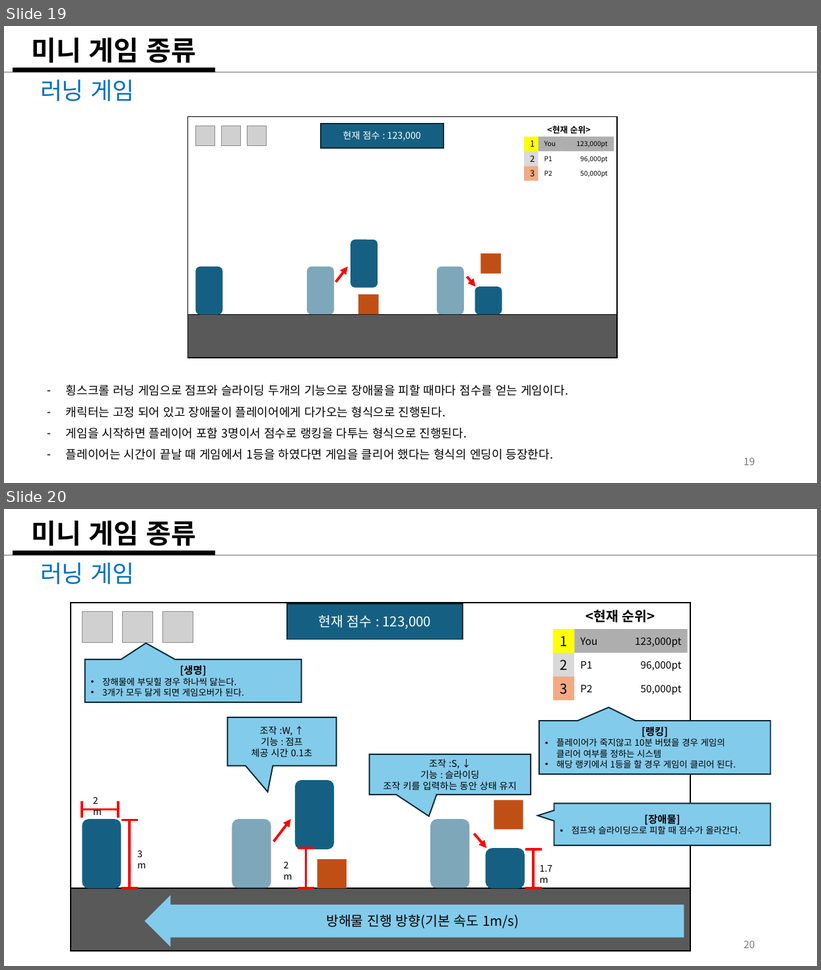
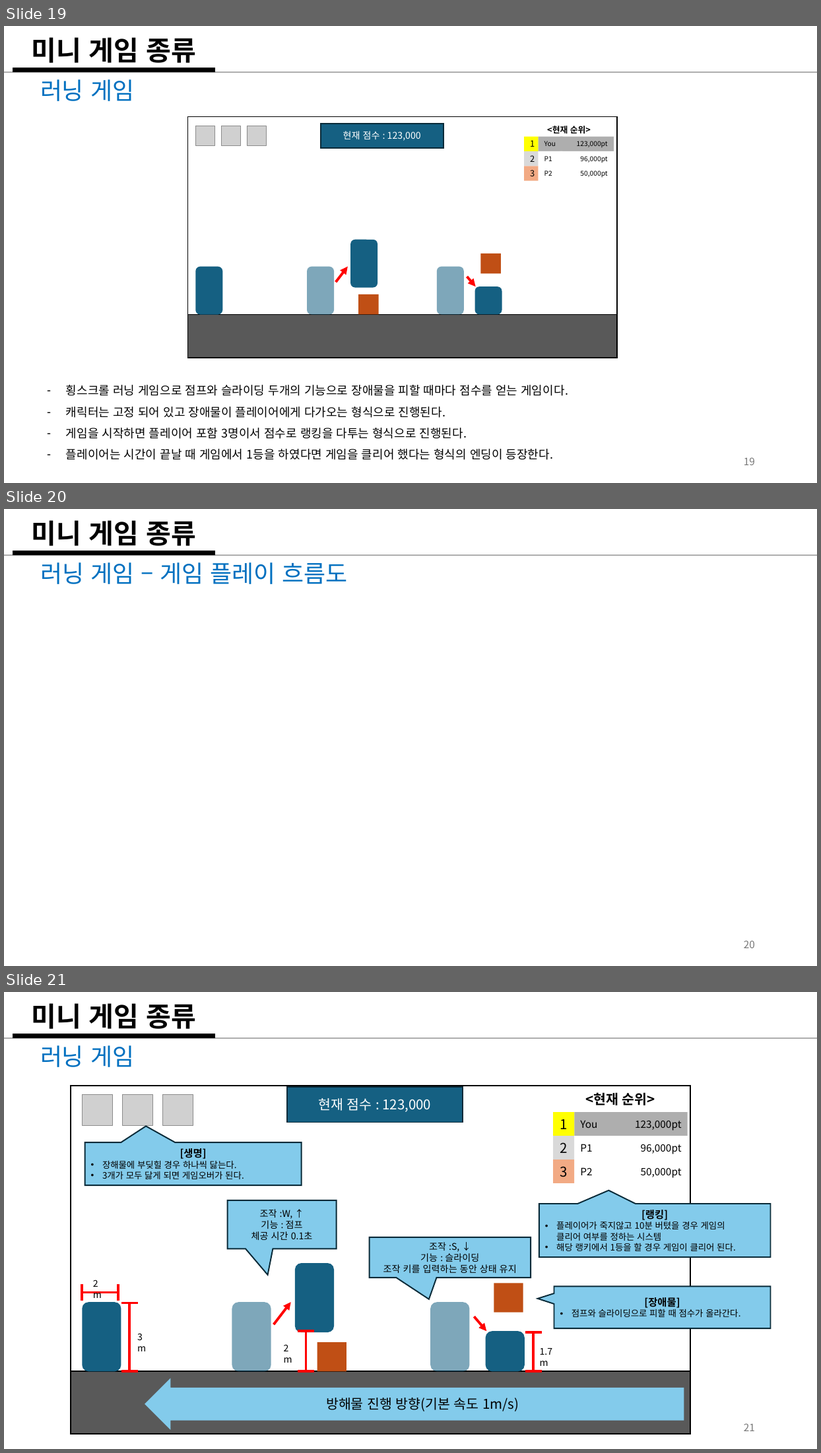
Before and after one commit to weariness00/Mandle_10Minute_Game, a slide deck: document/Please Leave me alone!.pptx. Shown one above the other, each under a label of ours: slides 19 and 20 before the commit, slides 19, 20 and 21 after it. The pictures are 821x970 and 821x1453 pixels, drawn with LibreOffice and Linux fonts; fonts in the diff are those of the drawing; grey boxes stand for pictures. Boxes give left, top, right and bottom in pixels: in the first picture for what was removed or moved away, otherwise in the second. Text is boxed around its words. In the diff, an @@ line names an element or a change of style, - is before the commit and + after.

```diff
--- a/document/Please Leave me alone!.pptx
+++ b/document/Please Leave me alone!.pptx
@@ slide 20 added at (x1=4, y1=509, x2=817, y2=966), background #FFFFFF @@
@@ title added at (x1=31, y1=520, x2=197, y2=546), 32 pt, text #000000, bold @@
+미니 게임 종류
@@ line added from (4, 555) to (817, 555), #AEAEAE 1.5 pt @@
@@ line added from (13, 553) to (215, 553), #000000 6 pt @@
@@ text added at (x1=40, y1=562, x2=348, y2=584), 28 pt, text #0070C0 @@
+러닝 게임 – 게임 플레이 흐름도
@@ page number added at (x1=744, y1=941, x2=755, y2=949), 12 pt, text #797979 @@
+20
@@ what was slide 20 is now slide 21 @@
@@ page number at (x1=744, y1=1424, x2=755, y2=1432): text changed @@
-20
+21
```
Also in this commit, not shown: 2 other files.
